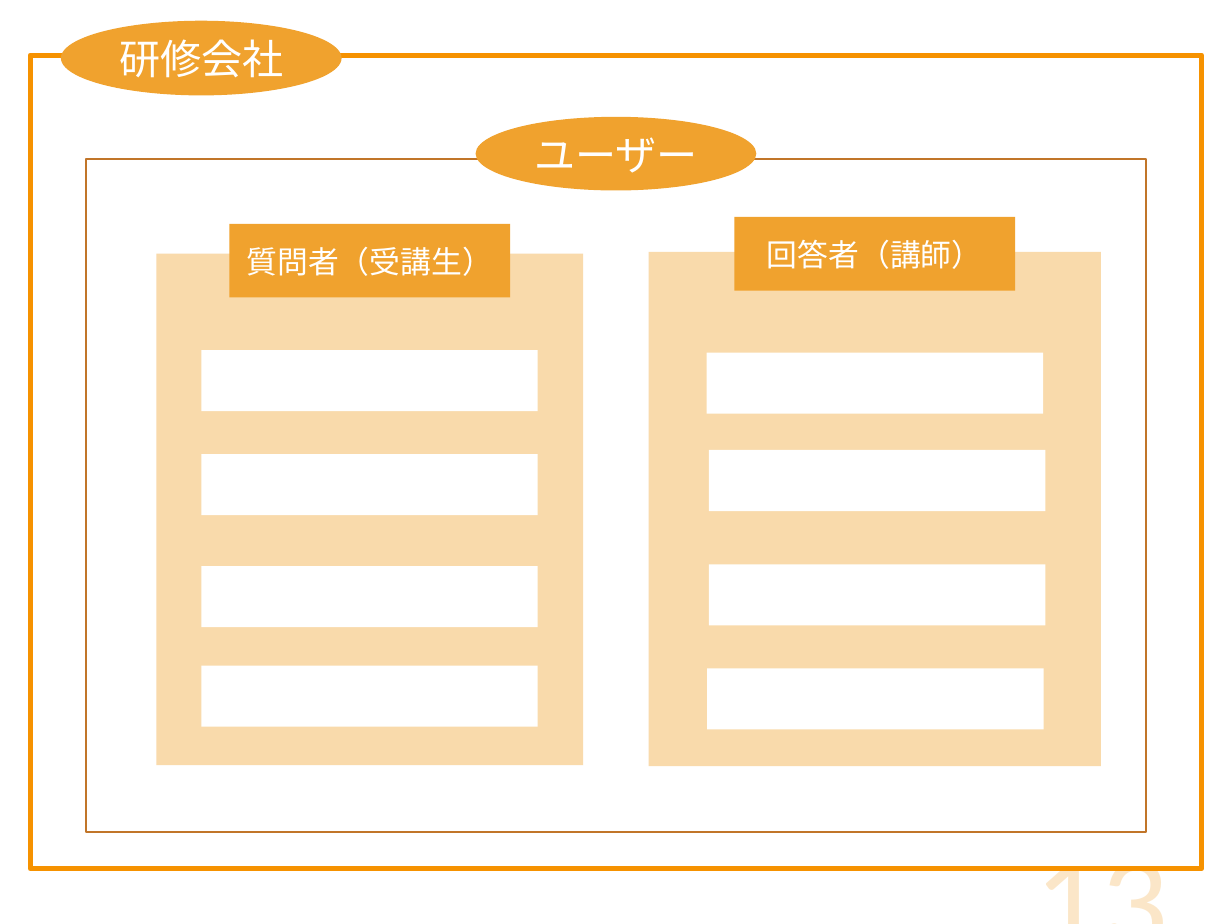
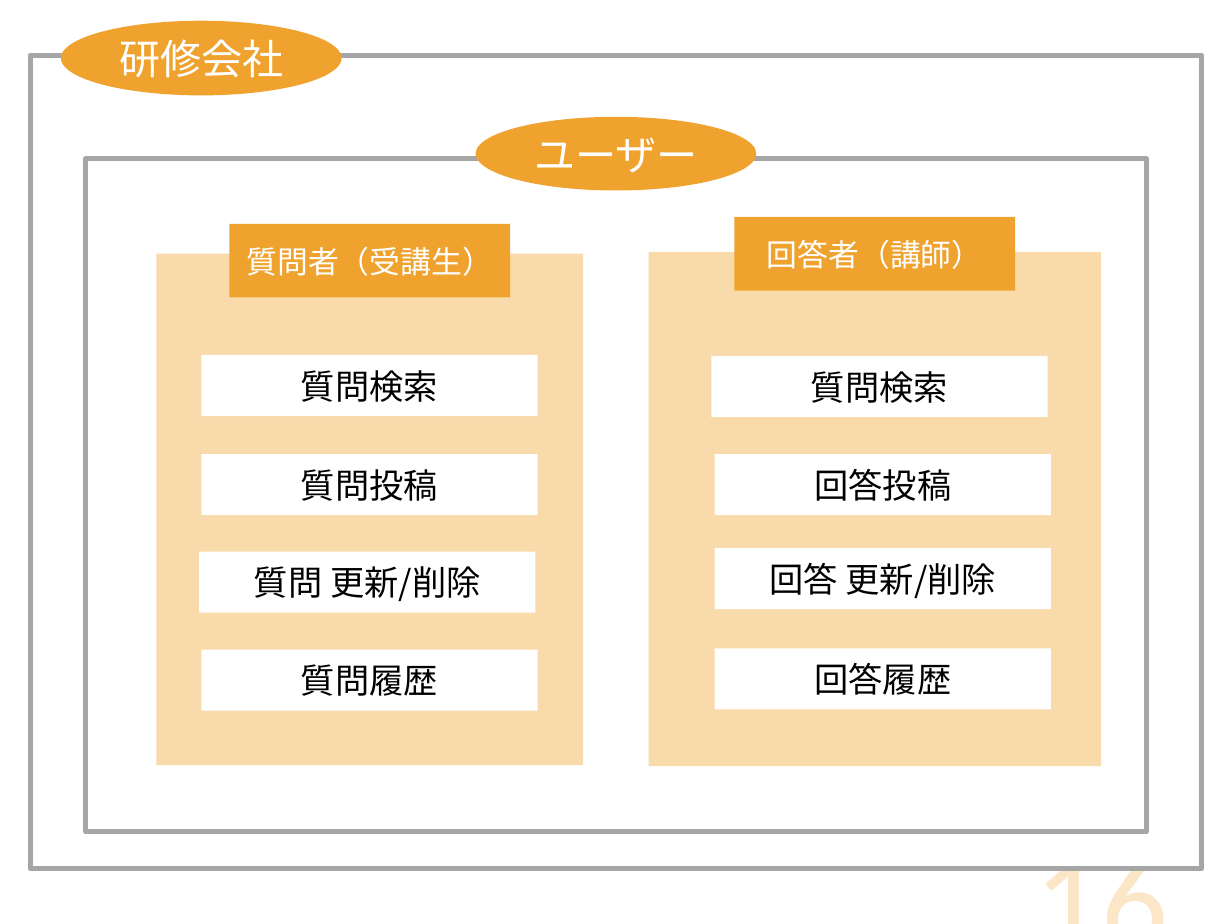
Before and after one commit to DOJO-2021/D-2, a slide deck: slide 16 of documents/プレゼン/Knowledge Holder_清書版.pptx (slide 13 before the commit). Drawn at 1232x924 pixels with LibreOffice and Linux fonts; fonts in the diff are those of the drawing. Boxes give left, top, right and bottom in pixels: in the first picture for what was removed or moved away, otherwise in the second. Text is boxed around its words. In the diff, an @@ line names an element or a change of style, - is before the commit and + after.

Commit message:
#128

```diff
--- a/documents/プレゼン/Knowledge Holder_清書版.pptx
+++ b/documents/プレゼン/Knowledge Holder_清書版.pptx
@@ rectangle at (x1=31, y1=55, x2=1202, y2=869): outline #F69200 3 pt to #A6A6A6 3 pt @@
@@ rectangle at (x1=86, y1=159, x2=1147, y2=832): outline #C17529 1 pt to #A6A6A6 3 pt @@
@@ rectangle "質問検索" moved from (x1=201, y1=350, x2=537, y2=411) to (x1=201, y1=355, x2=537, y2=416) @@
@@ rectangle added at (x1=711, y1=356, x2=1047, y2=418), fill #FFFFFF, 20 pt, text #000000 @@
+質問検索
@@ text in rectangle at (x1=301, y1=370, x2=438, y2=402): text added @@
+質問検索
@@ text in rectangle at (x1=301, y1=469, x2=438, y2=501): text added @@
+質問投稿
@@ rectangle "回答投稿" moved from (x1=707, y1=352, x2=1044, y2=414) to (x1=715, y1=455, x2=1051, y2=516) @@
@@ text in rectangle at (x1=814, y1=469, x2=951, y2=501): text added @@
+回答投稿
@@ rectangle "質問 更新/削除" moved from (x1=201, y1=567, x2=537, y2=628) to (x1=200, y1=552, x2=536, y2=614) @@
@@ text in rectangle at (x1=254, y1=566, x2=481, y2=601): text added @@
+質問 更新/削除
@@ rectangle "回答 更新/削除" moved from (x1=708, y1=450, x2=1045, y2=511) to (x1=715, y1=548, x2=1051, y2=610) @@
@@ text in rectangle at (x1=769, y1=563, x2=997, y2=598): text added @@
+回答 更新/削除
@@ rectangle "質問履歴" moved from (x1=201, y1=665, x2=537, y2=727) to (x1=201, y1=649, x2=537, y2=711) @@
@@ rectangle "回答履歴" moved from (x1=708, y1=564, x2=1045, y2=626) to (x1=715, y1=648, x2=1051, y2=710) @@
@@ text in rectangle at (x1=301, y1=664, x2=438, y2=696): text added @@
+質問履歴
@@ rectangle removed at (x1=707, y1=669, x2=1044, y2=731) @@
@@ text in rectangle at (x1=814, y1=663, x2=951, y2=695): text added @@
+回答履歴
@@ page number at (x1=886, y1=792, x2=1181, y2=924): text changed @@
-13
+16
```
Also in this commit, not shown: 13 other slides changed, 8 slides added, 4 slides removed.
